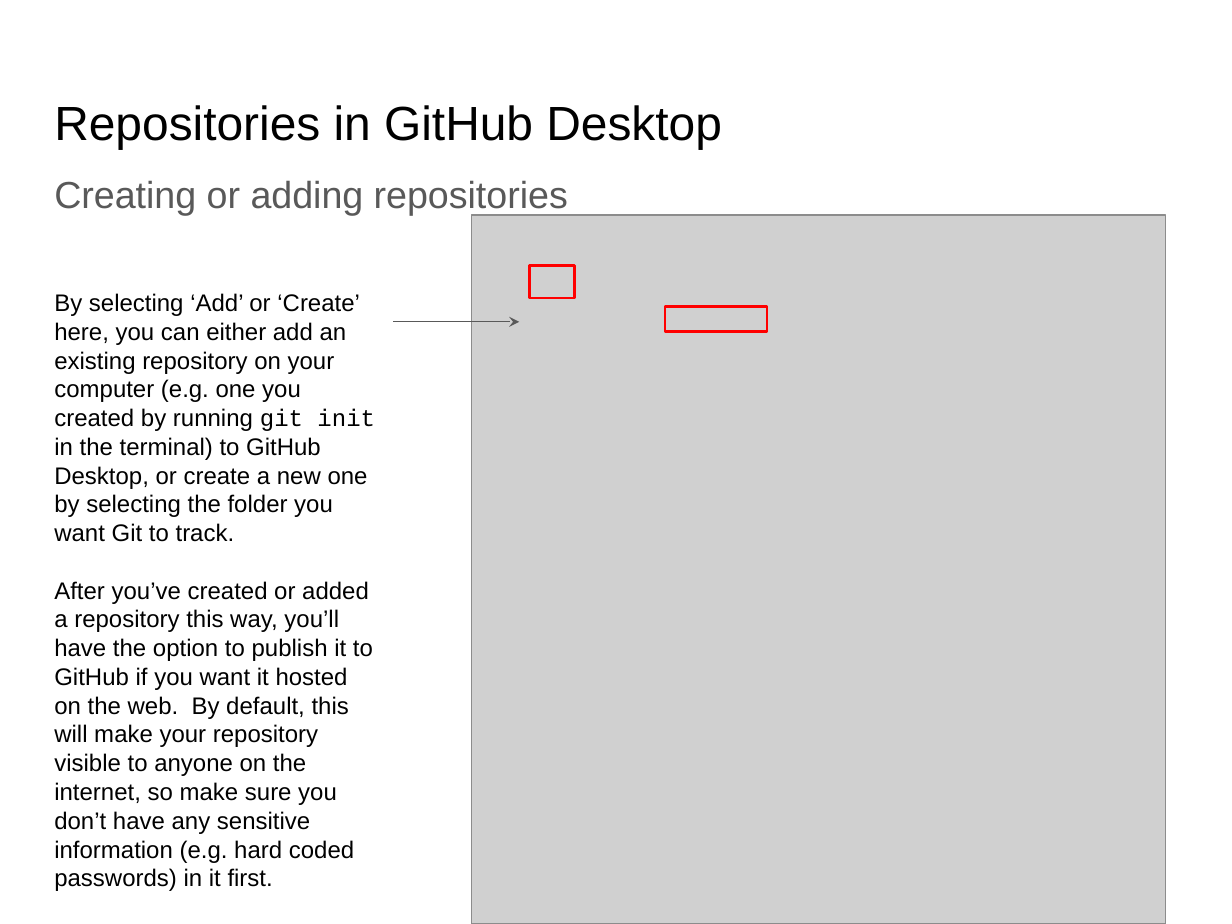
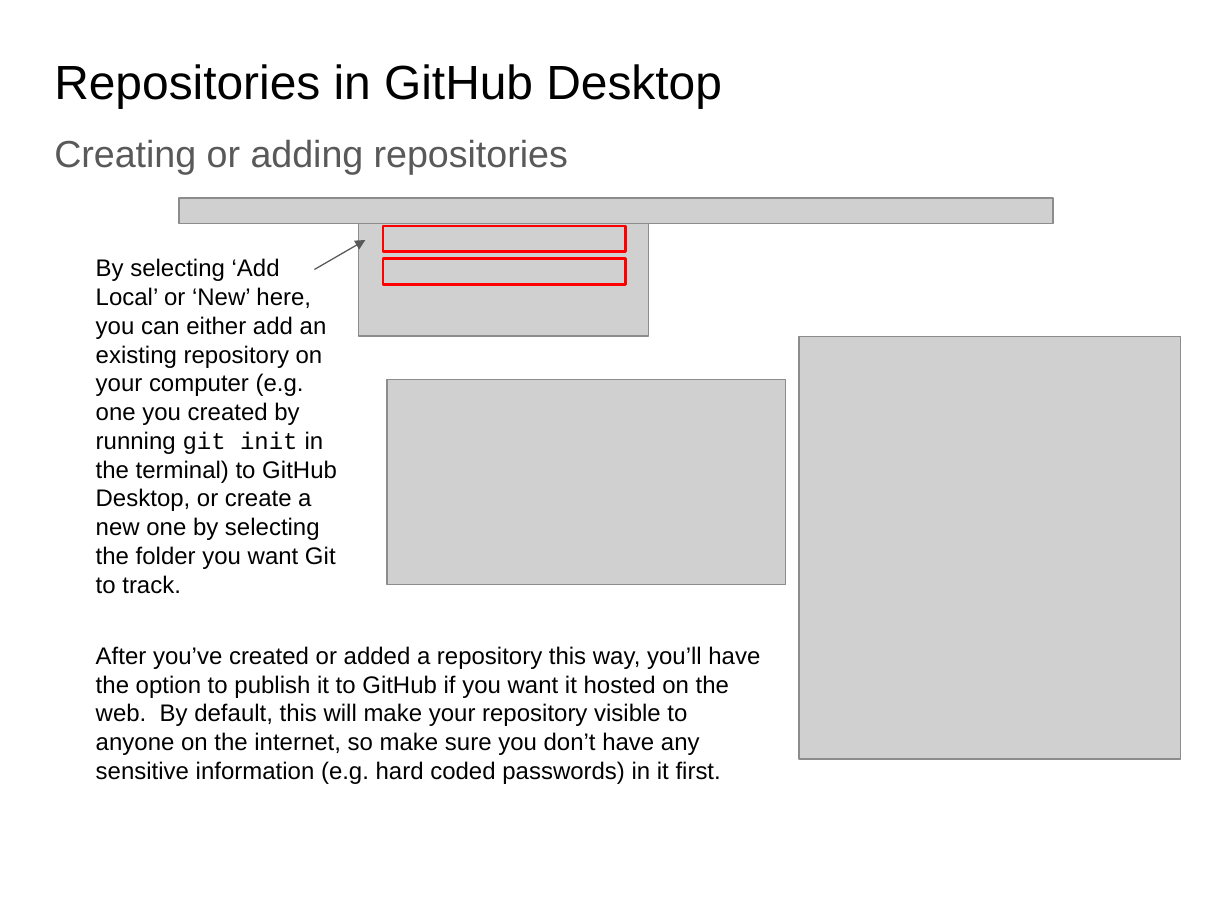
Before and after one commit to flyconnectome/coding-club, a slide deck: slide 11 of Git and GitHub.pptx. Drawn at 1232x924 pixels with LibreOffice and Linux fonts; fonts in the diff are those of the drawing; grey boxes stand for pictures. Boxes give left, top, right and bottom in pixels: in the first picture for what was removed or moved away, otherwise in the second. Text is boxed around its words. In the diff, an @@ line names an element or a change of style, - is before the commit and + after.

Commit message:
Updated GitHub powerpoint

```diff
--- a/Git and GitHub.pptx
+++ b/Git and GitHub.pptx
@@ title "Repositories in GitHub Desktop": place and size @@
-title "Repositories in GitHub Desktop" at (54,105,722,149)
+title "Repositories in GitHub Desktop" at (54,64,722,108)
@@ text "Creating or adding repositories": place and size @@
-text "Creating or adding repositories" at (54,180,568,215)
+text "Creating or adding repositories" at (54,139,568,174)
@@ picture added at (179,198,1052,224) @@
@@ picture added at (359,224,648,336) @@
@@ rectangle added at (383,225,626,251), outline #FF0000 1.5 pt @@
@@ picture removed at (472,214,1165,924) @@
@@ text added at (96,258,337,594), 14 pt, text #000000 @@
+By selecting ‘Add Local’ or ‘New’ here, you can either add an existing repository on your computer (e.g. one you created by running git init in the terminal) to GitHub Desktop, or create a new one by selecting the folder you want Git to track.
@@ arrow added from (314, 270) to (366, 240), #595959 0.75 pt @@
@@ rectangle: place and size @@
-rectangle at (530,266,574,298)
+rectangle at (383,259,626,285)
@@ text at (54,293,375,542): paragraph removed @@
-By selecting ‘Add’ or ‘Create’ here, you can either add an existing repository on your computer (e.g. one you created by running git init in the terminal) to GitHub Desktop, or create a new one by selecting the folder you want Git to track.
@@ arrow removed from (393, 322) to (519, 322) @@
@@ rectangle removed at (665,307,768,331) @@
@@ picture added at (800,336,1181,759) @@
@@ picture added at (387,379,785,585) @@
@@ text "After you’ve created or added ...": place and size @@
-text "After you’ve created or added ..." at (54,293,375,891)
+text "After you’ve created or added ..." at (96,646,760,784)
```
Also in this commit, not shown: 8 other slides changed, 6 slides added, 4 slides removed.
